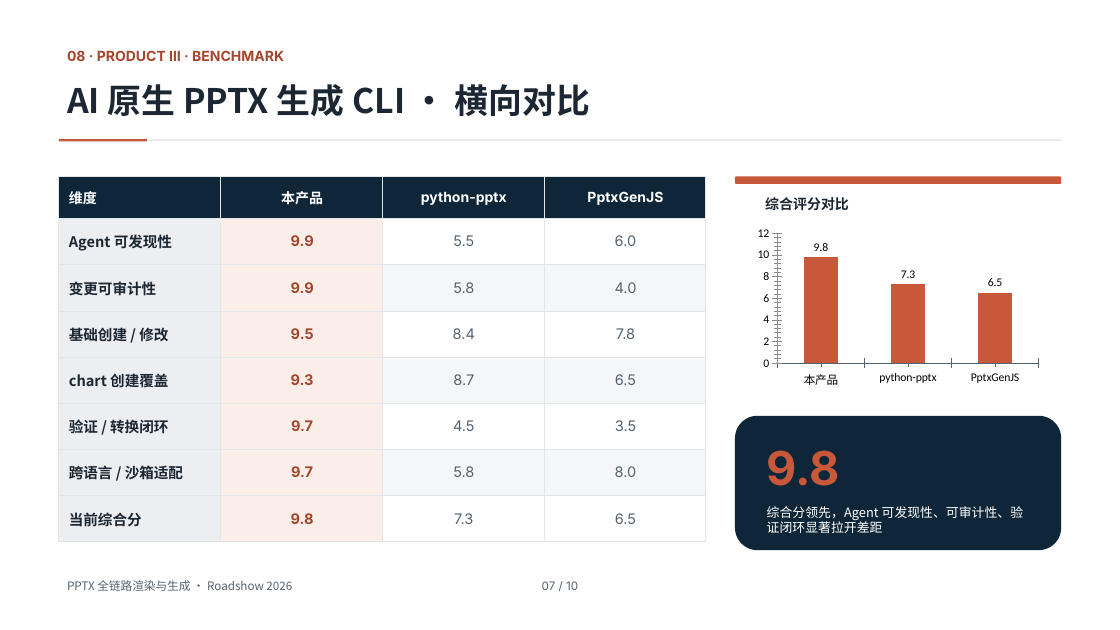
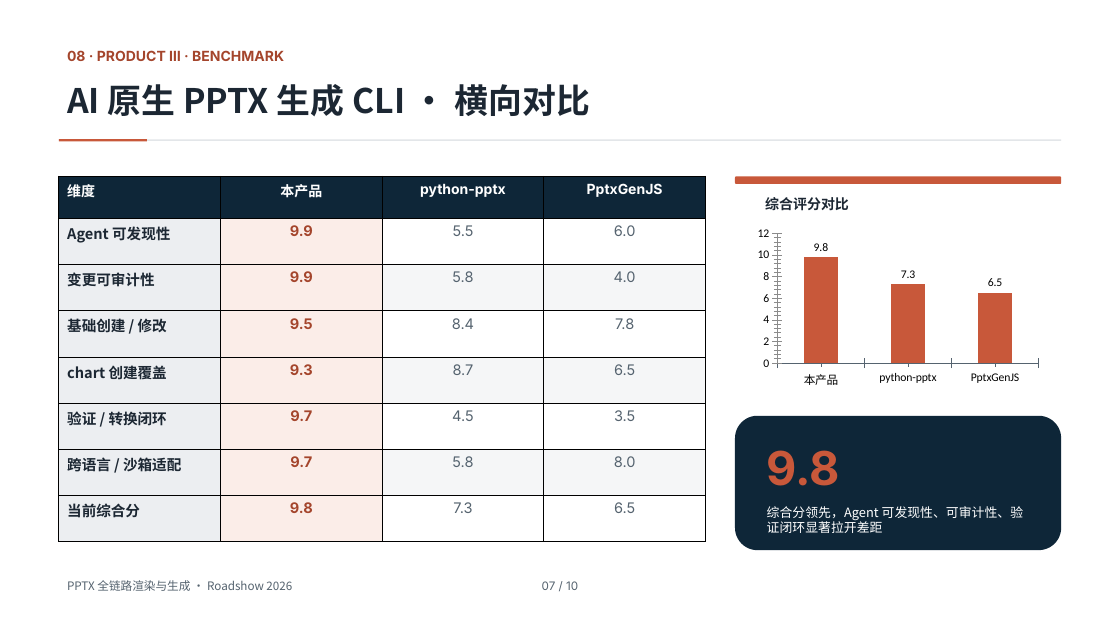
Before and after one commit to hustcer/pptx-nova, a slide deck: slide 7 of pptx-nova/assets/examples/consulting-dark/deck.pptx. Drawn at 1120x630 pixels with LibreOffice and Linux fonts; fonts in the diff are those of the drawing. Boxes give left, top, right and bottom in pixels: in the first picture for what was removed or moved away, otherwise in the second. Text is boxed around its words. In the diff, an @@ line names an element or a change of style, - is before the commit and + after.

```diff
--- a/pptx-nova/assets/examples/consulting-dark/deck.pptx
+++ b/pptx-nova/assets/examples/consulting-dark/deck.pptx
@@ table at <box>59,176,707,542</box> @@
@@ borders changed @@
```
Also in this commit, not shown: 50 other files.
